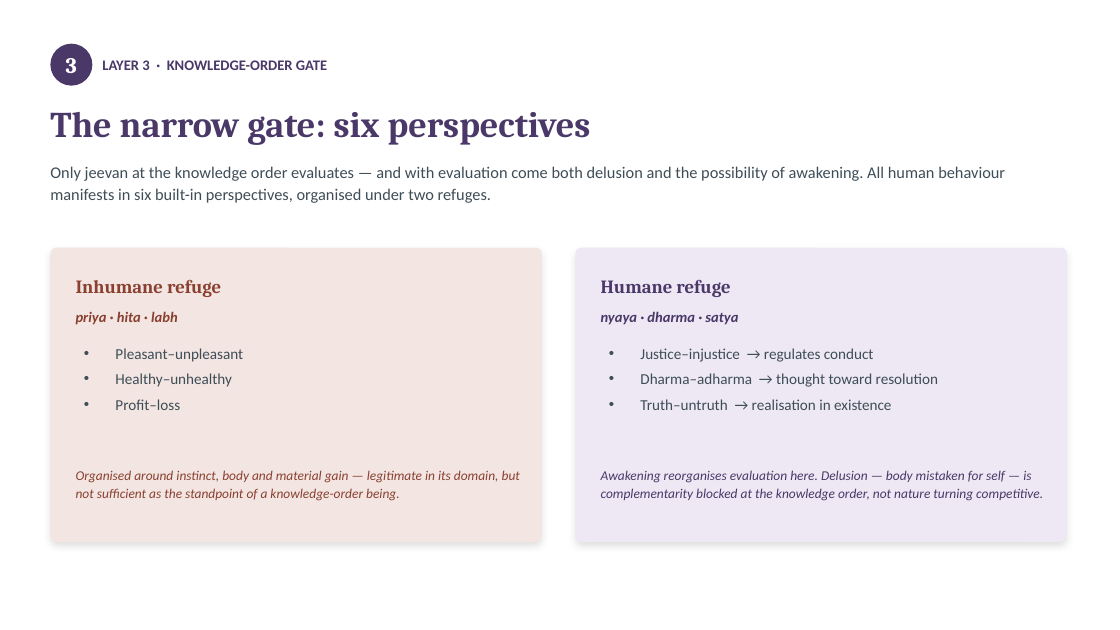
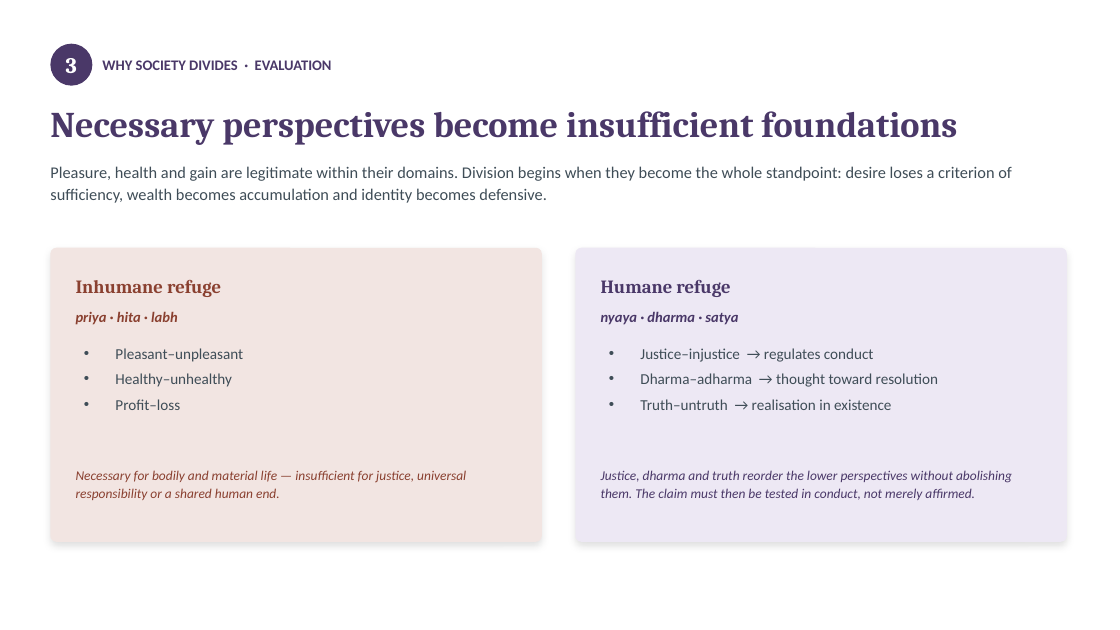
Before and after one commit to raghavamohan/AnalyticMadhyasthDarshan, a slide deck: slide 11 of Studies/How-Undivided-Society-Is-Established/How-Undivided-Society-Is-Established.pptx. Drawn at 1120x630 pixels with LibreOffice and Linux fonts; fonts in the diff are those of the drawing. Boxes give left, top, right and bottom in pixels: in the first picture for what was removed or moved away, otherwise in the second. Text is boxed around its words. In the diff, an @@ line names an element or a change of style, - is before the commit and + after.

```diff
--- a/Studies/How-Undivided-Society-Is-Established/How-Undivided-Society-Is-Established.pptx
+++ b/Studies/How-Undivided-Society-Is-Established/How-Undivided-Society-Is-Established.pptx
@@ text at [102,60,332,70]: text changed @@
-LAYER 3 · KNOWLEDGE-ORDER GATE
+WHY SOCIETY DIVIDES · EVALUATION
@@ text at [50,111,957,145]: text changed @@
-The narrow gate: six perspectives
+Necessary perspectives become insufficient foundations
@@ text at [50,166,1012,203]: text changed @@
-Only jeevan at the knowledge order evaluates — and with evaluation come both delusion and the possibility of awakening. All human behaviour manifests in six built-in perspectives, organised under two refuges.
+Pleasure, health and gain are legitimate within their domains. Division begins when they become the whole standpoint: desire loses a criterion of sufficiency, wealth becomes accumulation and identity becomes defensive.
@@ text at [76,470,466,500]: text changed @@
-Organised around instinct, body and material gain — legitimate in its domain, but not sufficient as the standpoint of a knowledge-order being.
+Necessary for bodily and material life — insufficient for justice, universal responsibility or a shared human end.
@@ text at [601,470,1012,500]: text changed @@
-Awakening reorganises evaluation here. Delusion — body mistaken for self — is complementarity blocked at the knowledge order, not nature turning competitive.
+Justice, dharma and truth reorder the lower perspectives without abolishing them. The claim must then be tested in conduct, not merely affirmed.
```
Also in this commit, not shown: 20 other slides changed, 2 slides added, 2 slides removed, 7 other files.
